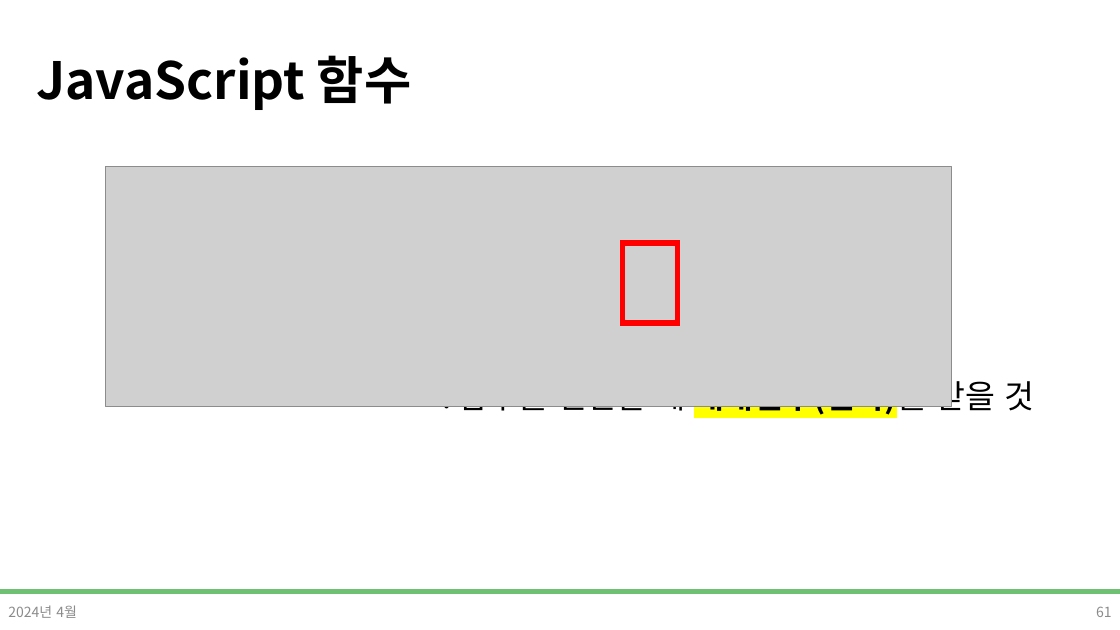
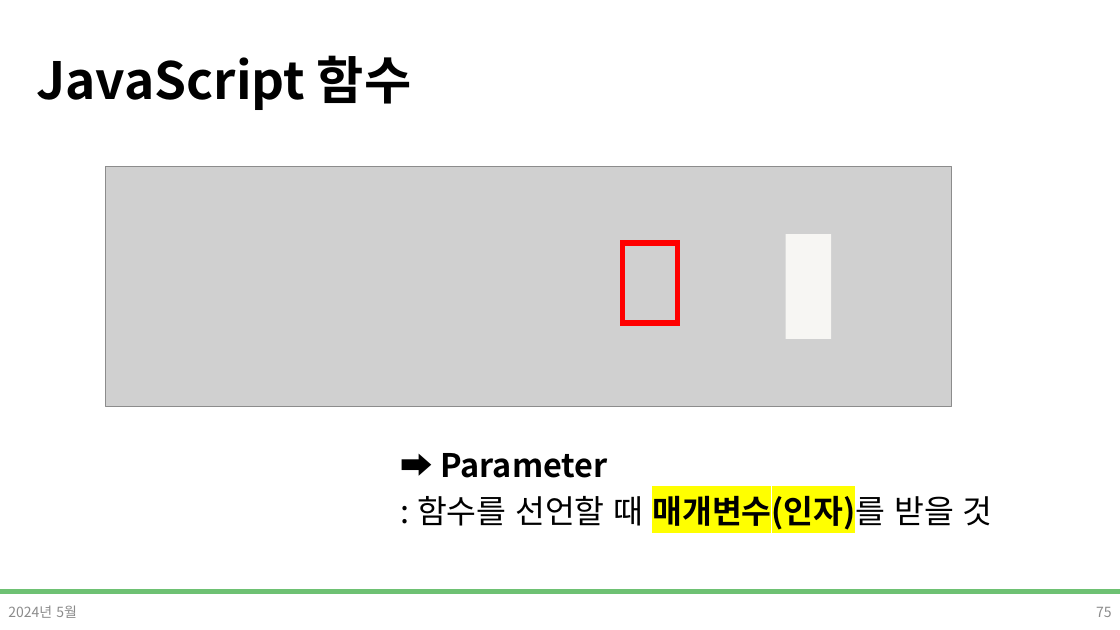
Before and after one commit to DevDamon0527/SeSAC_Yeongdeungpo_Campus_6th, a slide deck: slide 75 of material/[SeSAC_YDP_6] 04-1_Javascript.pptx (slide 61 before the commit). Drawn at 1120x630 pixels with LibreOffice and Linux fonts; fonts in the diff are those of the drawing; grey boxes stand for pictures; background and template pictures are left out. Boxes give left, top, right and bottom in pixels: in the first picture for what was removed or moved away, otherwise in the second. Text is boxed around its words. In the diff, an @@ line names an element or a change of style, - is before the commit and + after.

```diff
--- a/material/[SeSAC_YDP_6] 04-1_Javascript.pptx
+++ b/material/[SeSAC_YDP_6] 04-1_Javascript.pptx
@@ rectangle added at box(786, 234, 831, 339), fill #F7F6F3 @@
@@ text "➡ Parameter": place and size @@
-text "➡ Parameter" at box(459, 375, 1034, 417)
+text "➡ Parameter" at box(417, 453, 993, 532)
@@ text "➡ Parameter" at box(417, 453, 993, 532): line spacing 0.7 to 0.9 @@
@@ text at box(8, 605, 77, 618): text changed @@
-2024년 4월
+2024년 5월
@@ page number at box(1096, 607, 1112, 617): text changed @@
-61
+75
```
Also in this commit, not shown: 89 other slides changed, 16 slides added, 3 slides removed, 16 other files.
